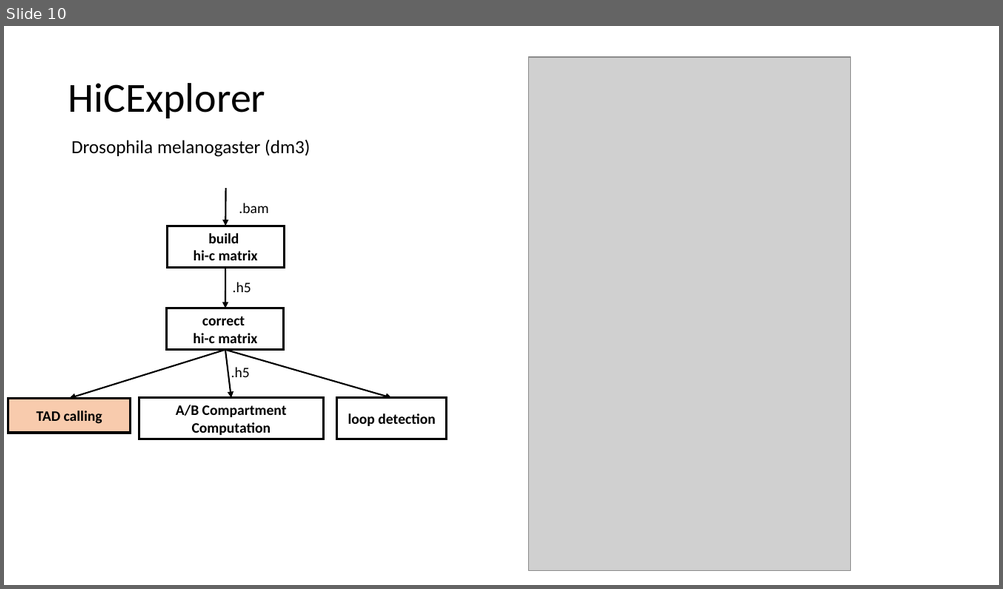
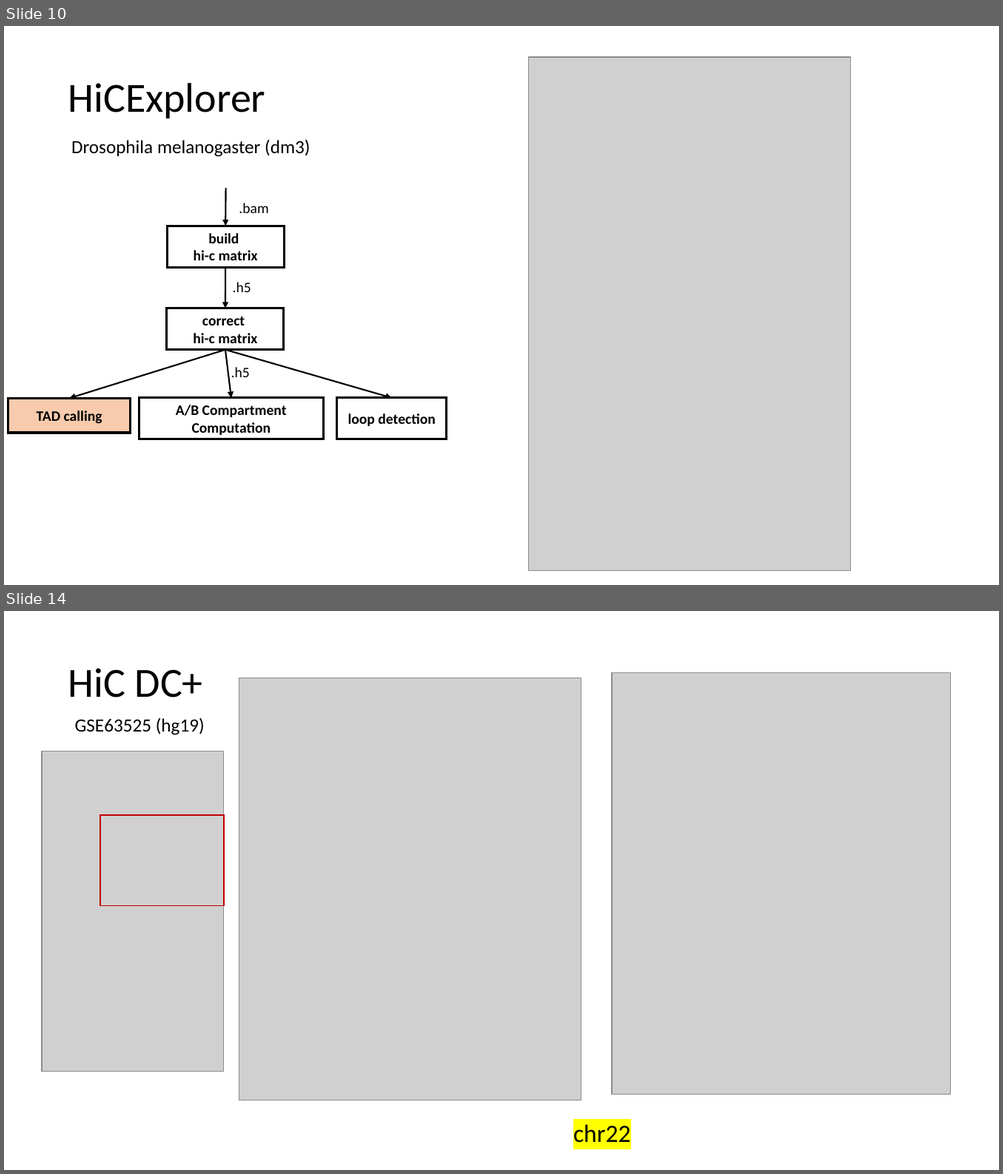
Before and after one commit to 1092-bioinformatics/finalproject-109753144, a slide deck: docs/final_presentation.pptx. Shown one above the other, each under a label of ours: slide 10 before the commit, slides 10 and 14 after it; the slides between them are not shown. The pictures are 1003x589 and 1003x1174 pixels, drawn with LibreOffice and Linux fonts; fonts in the diff are those of the drawing; grey boxes stand for pictures. Boxes give left, top, right and bottom in pixels: in the first picture for what was removed or moved away, otherwise in the second. Text is boxed around its words. In the diff, an @@ line names an element or a change of style, - is before the commit and + after.

```diff
--- a/docs/final_presentation.pptx
+++ b/docs/final_presentation.pptx
@@ slide 14 added at box(4, 611, 999, 1170), background #FFFFFF @@
@@ text added at box(68, 668, 203, 698), 40 pt, text #000000 @@
+HiC DC+
@@ picture added at box(612, 673, 950, 1094) @@
@@ picture added at box(239, 678, 580, 1100) @@
@@ text added at box(75, 718, 205, 735), 18 pt, text #000000 @@
+GSE63525 (hg19)
@@ picture added at box(42, 752, 224, 1072) @@
@@ rectangle added at box(100, 815, 224, 906), outline #C00000 1 pt @@
@@ text added at box(573, 1125, 631, 1143), 24 pt, text #000000 @@
+chr22
```
Also in this commit, not shown: 1 slide changed, 3 other slides added, 2 other files.
